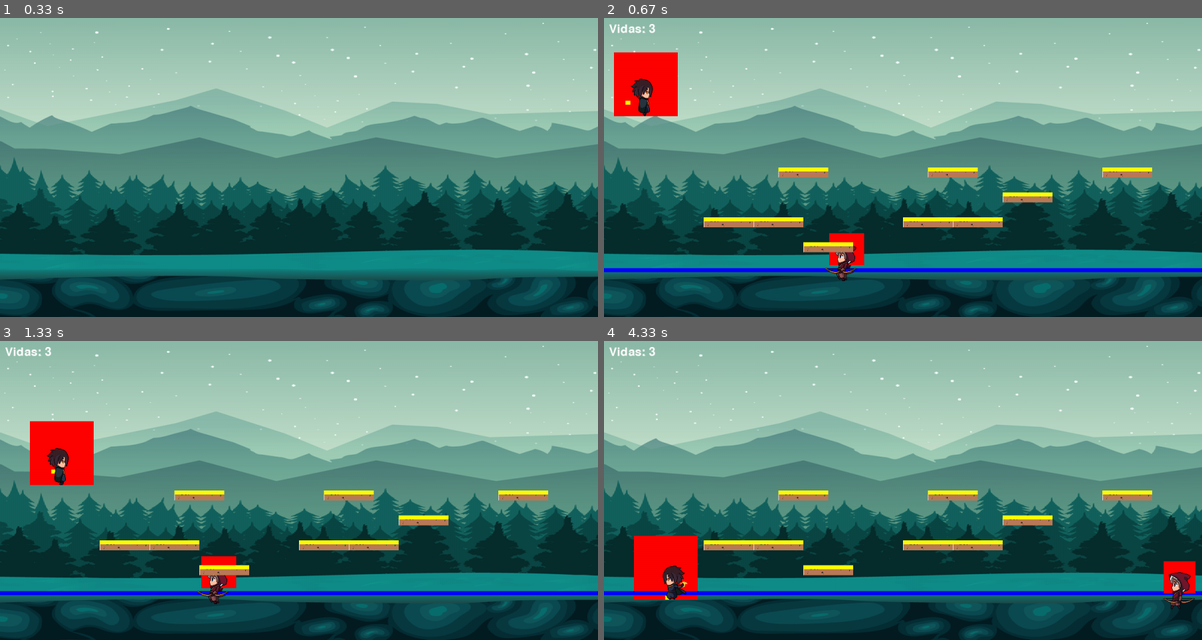
Above: before the commit, frames 1-4 (two rows, left to right).
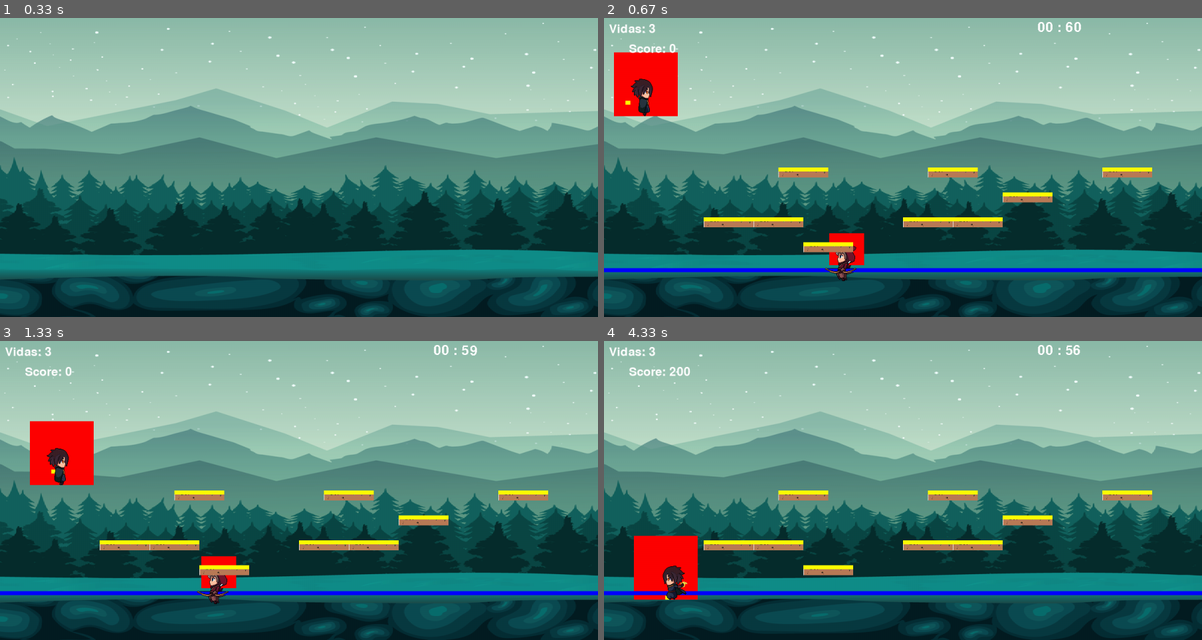
Above: after the commit, the same moments.

Repository: MatiasMartina/MartinaMatias-Pygame-Tp-Final
Game: pygame game, started from main.py
Two runs of this game, one before a commit and one after it. Both use one fixed random seed, a clock stepped at 60 frames per second and the inputs below.
Inputs:
- Up to frame 1 (0.33 s): no input
- Up to frame 2 (0.67 s): hold Right from 0.33 s (still down)
- Up to frame 3 (1.33 s): release Right at 0.8 s; hold Up 0.83-1.18 s; tap Space at 0.9, 1.28 s; hold Right from 1.22 s (still down)
- Up to frame 4 (4.33 s): release Right at 1.68 s; hold Left 1.72-2.25 s; tap Space at 1.78, 2.35, 2.83, 3.32, 3.98 s; hold Left 2.28-2.73 s; hold Up 2.77-3.22 s; hold Right 3.25-3.88 s; hold Left from 3.92 s (still down)

Frame 1 is identical in both runs. In frame 2, 0.2% of the frame differs, in the area x 4-80%, y 1-12%; in frame 3, 0.2%; in frame 4, 1.0%, in the area x 4-99%, y 1-90%.

Commit message:
Se agregó score, cuando dispara y hay colisión el enemigo desaparece, se agregó cronómetro.+

Diff:
--- a/bullet.py
+++ b/bullet.py
@@ -34,7 +34,7 @@
             if self._is_active:
                 self.rect.x += self.move_x
                 self.rect.y += self.move_y
-                # self.check_impact(plataform_list, enemy_list, player)
+                self.check_impact(plataform_list, enemy_list, player)
             else:
 
                 if not self.explosion_played:
@@ -49,11 +49,11 @@
 
             print(f"is active?{self._is_active}")
 
-    # def check_impact(self, plataform_list, enemy_list, player):
-    #     for aux_enemy in enemy_list:
-    #         if self._is_active and self.owner != aux_enemy and self.rect.colliderect(aux_enemy.rect):
-    #             print("IMPACTO ENEMYYYYYYYYYYYYYYYYYYYYYYYYYYYYYYYYYYYYYYYYYYYYYYYYYYYYYYYYYYYYYYYYYYYYYYYYYYYYYYYYYYYYYYYYYYYYYYYYYYYYYYYY")
-    #             self.kill()
+    def check_impact(self, plataform_list, enemy_list, player):
+        for aux_enemy in enemy_list:
+            if self._is_active and self.owner != aux_enemy and self.rect.colliderect(aux_enemy.rect):
+                print("IMPACTO ENEMYYYYYYYYYYYYYYYYYYYYYYYYYYYYYYYYYYYYYYYYYYYYYYYYYYYYYYYYYYYYYYYYYYYYYYYYYYYYYYYYYYYYYYYYYYYYYYYYYYYYYYYY")
+                self.kill()
     # def check_impact(self, plataform_list, enemy_list, player):
     #     for aux_enemy in enemy_list:
     #         if self._is_active and self.owner != aux_enemy and self.rect.colliderect(aux_enemy.rect):
--- /dev/null
+++ b/chronometer.py
@@ -0,0 +1,28 @@
+import pygame
+
+WHITE = "White"
+BLACK= "Black"
+
+class Chronometer:
+    def __init__(self, initial_time) -> None:
+        self.descending_time = initial_time
+        self.minutes = 0
+        self.source = pygame.font.SysFont("Forte", 40)
+        self.actual_time = pygame.time.get_ticks()
+        self.stoped = False
+        self.colour = WHITE
+
+    def update(self):
+        if self.stoped == False:
+            time_elapsed = pygame.time.get_ticks() - self.actual_time
+            if time_elapsed >= 1000:
+                self.actual_time = pygame.time.get_ticks()
+                self.descending_time -= 1  # Resta 1 segundo en lugar de sumar 1
+
+
+    def draw(self, screen):
+        chronometer = self.source.render(f"0{self.minutes} : {str(self.descending_time).zfill(2)}", False, self.colour)
+        screen.blit(chronometer, (870, 6))
+
+    def get_time(self)-> int:
+        return self.descending_time
--- a/enemigo.py
+++ b/enemigo.py
@@ -20,7 +20,7 @@
         self.__count = 0
         self.__initial_frame = 0
         self.__lives = 5
-        self.__score = 0
+        self.score_value = 200
         self.__move_x = 0
         self.__move_y = 0
         self.__speed_walk = speed_walk
@@ -80,6 +80,7 @@
         self.__initial_frame = 0
         self.__is_active = False
         self.kill()
+        return self.score_value
 
     def handle_enemy_movement(self):
         self.__is_fall = False
@@ -98,7 +99,7 @@
         else:
             self.__count = 0
 
-    def do_movement(self, delta_ms, plataform_list, bullet_list):
+    def do_movement(self, delta_ms, plataform_list, bullet_list, enemies_list, player):
         self.__tiempo_transcurrido_move += delta_ms
 
         if self.__tiempo_transcurrido_move >= self.__move_rate_ms:
@@ -109,9 +110,9 @@
                     self.__is_fall = True
                     self.change_y(self.__gravity)
 
-            if self.detect_shoot_contact(bullet_list):
+            if self.detect_shoot_contact(bullet_list, enemies_list, player):
                 print("Enemy hit by bullet!")
-                self.handle_enemy_hit()
+                score = self.handle_enemy_hit()
             else:
                 self.handle_enemy_movement()
 
@@ -127,7 +128,7 @@
                     break
         return retorno
 
-    def detect_shoot_contact(self, bullet_list):
+    def detect_shoot_contact(self, bullet_list, enemies_list, player):
 
         for bullet in bullet_list:
             print(f"Enemy Rect: {self.rect}")
@@ -136,11 +137,23 @@
                 bullet.kill()
                 bullet_list.remove(bullet)
                 self.__shoot_contact = True
+                player.score += self.score_value
+                if self in enemies_list:
+                    enemies_list.remove(self)
                 print("Bullet hit the enemy!")
                 break
             else:
                 self.__shoot_contact = False
+        # self.kill()
         return self.__shoot_contact
+
+    def detect_player_colision(self, player):
+        if self.rect.colliderect(player.collition_rect):
+            player.current_lifes -= 1
+
+
+
+
 
     def do_animation(self, delta_ms):
         self.__tiempo_transcurrido_animation += delta_ms
@@ -153,7 +166,7 @@
                 self.__initial_frame = 0
         print(f"Animacion: {self.__initial_frame} de {len(self.__animation)} ")
 
-    def enemies_generator(self, all_enemies, delta_ms):
+    def enemies_generator(self, enemies_list, delta_ms):
         self.__tiempo_transcurrido += delta_ms
         print("Enemy Generator!")
 
@@ -162,12 +175,12 @@
         new_enemy_y = 410
         new_enemy = Enemy(new_enemy_x, new_enemy_y, self.__speed_walk, self.__gravity, self.__jump_power,
                           self.__frame_rate_ms, self.__move_rate_ms, self.__jump_height)
-        all_enemies.append(new_enemy)
+        enemies_list.append(new_enemy)
         print("New enemy created!")
 
-    def update(self, delta_ms, plataform_list, bullet_list):
+    def update(self, delta_ms, plataform_list, bullet_list, enemies_list, player):
         if not self.__is_dead and self.__is_active:
-            self.do_movement(delta_ms, plataform_list, bullet_list)
+            self.do_movement(delta_ms, plataform_list, bullet_list, enemies_list, player)
             self.do_animation(delta_ms)
             print(f"is dead? : {self.__is_dead}")
             print(f"is active? : {self.__is_active}")
@@ -190,3 +203,19 @@
 
     def receive_shoot(self):
         self.__lives -= 1
+
+    @property
+    def get_score_value(self):
+        return self.score_value
+
+    @property
+    def get_is_active(self):
+        return self.__is_active
+
+    @property
+    def get_is_dead(self):
+        return self.__is_dead
+
+    @property
+    def get_shoot_contact(self):
+        return self.__shoot_contact
--- a/main.py
+++ b/main.py
@@ -1,4 +1,4 @@
-
+from chronometer import *
 import pygame as pg
 from enemigo import *
 from bullet import *
@@ -35,9 +35,9 @@
 
 lista_balas = Jugador.lista_balas
 lista_plataformas = [plataforma1, plataforma2, plataforma3, plataforma4, plataforma5, plataforma7, plataforma8, plataforma9, plataforma10]
-
+chronometer = Chronometer(60)
 tiempo_transcurrido_generacion = 0
-intervalo_generacion_enemigo = 3000 # 5000 ms (5 segundos)
+intervalo_generacion_enemigo = 5000 # 5000 ms (5 segundos)
 
 while game_running:
     lista_eventos = pg.event.get()
@@ -71,11 +71,15 @@
     delta_ms = clock.tick(FPS)
 
 
-    enemigo.update(delta_ms,lista_plataformas, lista_balas)
+    chronometer.update()
+    chronometer.draw(screen)
+
+    enemigo.update(delta_ms,lista_plataformas, lista_balas, lista_enemigos,main_player)
     enemigo.draw(screen, lista_balas)
 
-    main_player.update(delta_ms, lista_plataformas)
+    main_player.update(delta_ms, lista_plataformas, lista_enemigos,lista_balas)
     main_player.draw(screen)
+
 
 
     for bullet in lista_balas:
@@ -84,12 +88,13 @@
 
     for enemy in lista_enemigos:
         if enemy in lista_enemigos:
-            main_player.handle_enemy_collision(enemy)
+            # main_player.handle_enemy_collision(enemy)
 
-            enemy.update(delta_ms, lista_plataformas, lista_balas)
+            enemy.update(delta_ms, lista_plataformas, lista_balas, lista_enemigos, main_player)
             enemy.draw(screen, lista_balas)
     for plataforma in lista_plataformas:
         plataforma.draw(screen)
+
 
     tiempo_transcurrido_generacion += delta_ms
     if tiempo_transcurrido_generacion >= intervalo_generacion_enemigo:
@@ -97,8 +102,12 @@
         enemigo.enemies_generator(lista_enemigos, 0)
 
     text = font.render(f'Vidas: {main_player.current_lifes}', True, (255, 255, 255))
+    # text_score = font.render(f'Puntaje: {main_player.score}', True, (255, 255, 255))
     screen.blit(text, (10, 10))
-
+    font = pg.font.Font(None, 36)  # Fuente y tamaño del texto
+    score_text = font.render(f"Score: {main_player.score}", True, (255, 255, 255))  # Crear el objeto de texto
+    screen.blit(score_text, (50, 50))  # Mostrar el texto en la posición deseada
+    # screen.blit(text_score, (10, 50))
     pg.display.update()
 
 pg.quit()
--- a/models/player/main_player.py
+++ b/models/player/main_player.py
@@ -2,7 +2,7 @@
 from models.auxiliar import SurfaceManager as sf
 from models.constantes import ANCHO_VENTANA, ALTO_VENTANA, GROUND_COLLIDE_H, GROUND_LEVEL
 from bullet import *
-
+from enemigo import Enemy
 class Jugador:
     lista_balas = []
     def __init__(self, coordenada_x , coordenada_y, frame_rate = 1000, speed_walk = 6, speed_run = 12, gravity = 28, delta_ms = 300, jump = 150):
@@ -108,6 +108,16 @@
 
 
         self.__is_looking_right = look_r
+
+    # def handle_score(self, enemies_list, bullet_list):
+    #     for enemy in enemies_list:
+    #         if enemy.get_shoot_contact == True:
+    #             print("AAAAAAAAAAAAAAAAAAAAAAAAAAAAAAAAAAAAAAAAAAAAAAAAAAAAAAAAAAAAAAAAAAAAAAAAAAAAAAAAAAAAAAAA")
+    #             self.score += enemy.handle_enemy_hit()
+
+
+
+
 
 
 
@@ -224,6 +234,7 @@
 
     def handle_enemy_collision(self, enemy):
         if self.collition_rect.colliderect(enemy._collition_rect):
+            print("888888888888888888888888888888888888888999999999999999999999999999999999999999999999988888888888888888888888888888888888888888")
             # El jugador ha tocado al enemigo
             self.current_lifes -= 1
             self.current_lifes = max(0, self.current_lifes)  # Limitar a 0 vidas como mínimo
@@ -401,7 +412,7 @@
 
 
 
-    def update(self, delta_ms, platform):
+    def update(self, delta_ms, platform, enemies_list, bullet_list):
         # print("Estados:")
         # print(f"En tierra: {self.__on_ground}")
         # print(f"Plataforma: {self.__on_platform}")
@@ -412,6 +423,8 @@
         self.do_animation(delta_ms)
         self.do_movement(delta_ms, platform)
         self.actualizar_si_paso_segundo()
+        # self.handle_score(enemies_list, bullet_list)
+
 
     def draw(self, screen = pg.surface.Surface):
         if(DEBUG):
@@ -428,3 +441,10 @@
         self.collition_rect.y = self.__rect.y
         self.ground_collition_rect.x = self.collition_rect.x
         self.ground_collition_rect.y = self.__rect.y + self.__rect.height - GROUND_COLLIDE_H
+
+
+
+
+    @property
+    def get_score_value(self):
+        return self.__score
--- /dev/null
+++ b/score.py
@@ -0,0 +1,20 @@
+class GameManager:
+    def __init__(self):
+        self.score = 0
+        self.high_score = 0
+
+    def increase_score(self, points):
+        self.score += points
+        if self.score > self.high_score:
+            self.high_score = self.score
+
+    def decrease_score(self, points):
+        self.score -= points
+        if self.score < 0:
+            self.score = 0  # Asegurarse de que el puntaje no sea negativo
+
+    def get_score(self):
+        return self.score
+
+    def get_high_score(self):
+        return self.high_score
